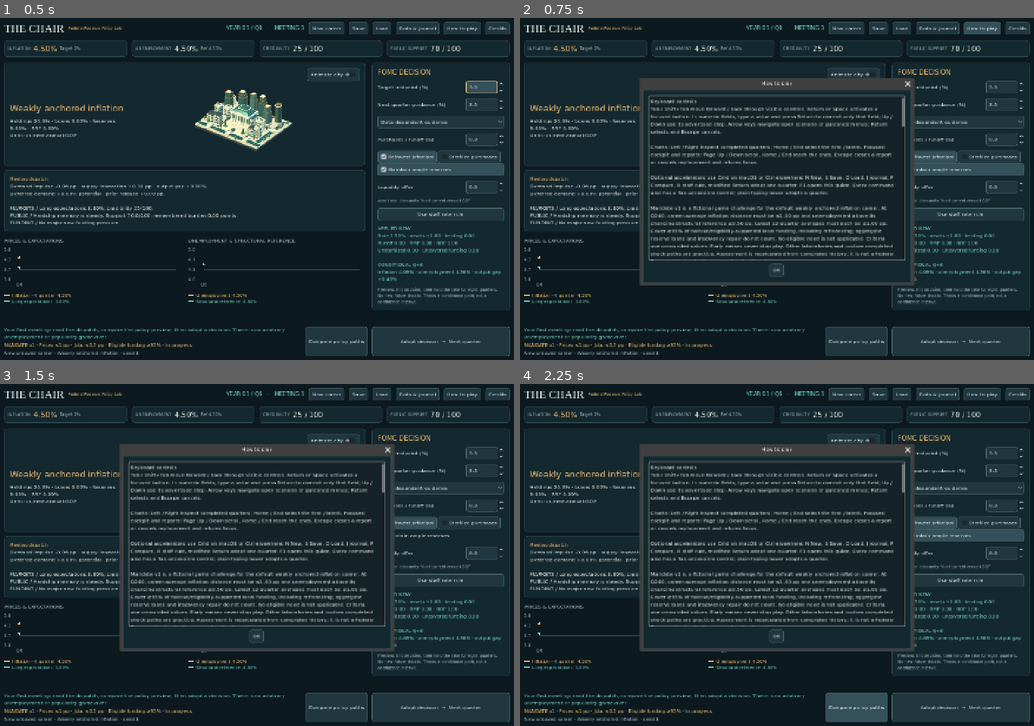
Above: before the commit, frames 1-4 (two rows, left to right).
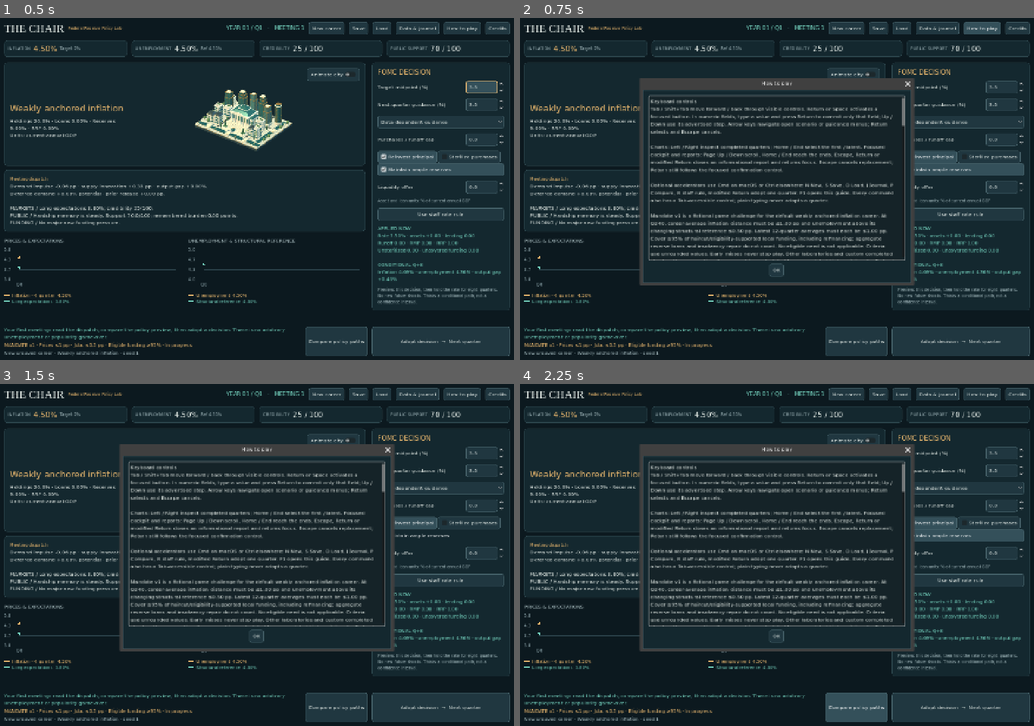
Above: after the commit, the same moments.

Repository: ihearttokyo/fed-chairman-game
Game: Godot game, scene res://main.tscn
The game is run twice, just before and just after one commit, with the same random seed, the same clock (stepped at 60 frames per second) and the same inputs.
Inputs:
- Up to frame 1 (0.5 s): no input
- Up to frame 2 (0.75 s): click "How to play" at 0.5 s
- Up to frame 3 (1.5 s): click "Maintain ample reserves" at 1.25 s
- Up to frame 4 (2.25 s): click "Compare policy paths" at 2 s

Frame 1 is identical in both runs. In frame 2, 3.5% of the frame differs, in the area x 25-75%, y 31-71%; in frame 3, 3.5%; in frame 4, 3.5%.

Commit message:
fix: restore actionable quarter progression and report keyboard dismissal

Diff:
--- a/game/play/main.gd
+++ b/game/play/main.gd
@@ -2,6 +2,7 @@
 
 const Career = preload("res://play/career.gd")
 const Chart = preload("res://play/history_chart.gd")
+const ReportDialog = preload("res://play/report_dialog.gd")
 const SAVE_PATH := "user://career-late-compound-v1.save"
 const GOLD := Color("e9b76e")
 const MINT := Color("75d4c0")
@@ -40,7 +41,7 @@
 var clean_career: PackedByteArray
 var quit_dialog: AcceptDialog
 
-const KEYBOARD_HELP := "Keyboard controls\nTab / Shift+Tab m …(423 unchanged characters)… croll, Home / End reach the ends. Escape closes a report or cancels replacement and returns focus.\n\nOptional accelerators use Cmd on ma …(228 unchanged characters)…
+const KEYBOARD_HELP := "Keyboard controls\nTab / Shift+Tab m …(423 unchanged characters)… croll, Home / End reach the ends. Escape, Return or modified Return closes an informational report and returns focus. Escape cancels replacement; Return still follows the focused confirmation control.\n\nOptional accelerators use Cmd on ma …(228 unchanged characters)…
 
 func _ready() -> void:
 	get_tree().auto_accept_quit = false
@@ -499,7 +500,7 @@
 	_apply_policy_inputs()
 	_preview()
 	var text := _decision_briefing()
-	var dialog := AcceptDialog.new()
+	var dialog := ReportDialog.new()
 	dialog.title = "Compare policy paths"
 	var box := _vbox(dialog)
 	box.custom_minimum_size = Vector2(690, 450)
@@ -613,12 +614,17 @@
 	_link_focus(_keyboard_focus_order())
 	_preview()
 
+func _policy_error(error: String) -> String:
+	if error == "infeasible mandatory settlement after simultaneous principal netting":
+		return "Insufficient reserves for settlement. Enable Maintain ample reserves, or adjust purchases/runoff and check the preview."
+	return error
+
 func _preview() -> void:
 	if loading_controls or forecast_label == null or career.state.is_empty():
 		return
 	var result: Dictionary = career.forecast(_policy())
 	if not result.ok:
-		forecast_label.text = "Preview unavailable: " + result.error
+		forecast_label.text = "Preview unavailable: " + _policy_error(result.error)
 		return
 	var first: Dictionary = result.states[0]
 	var last: Dictionary = result.states[-1]
@@ -633,7 +639,7 @@
 	var selected: Dictionary = career.forecast(policy)
 	var held: Dictionary = career.forecast(career.model.benchmark_policy(career.state, career.params, "hold"))
 	if not selected.ok or not held.ok:
-		return "Comparison unavailable: " + (selected.error if not selected.ok else held.error)
+		return "Comparison unavailable: " + _policy_error(selected.error if not selected.ok else held.error)
 	var first: Dictionary = selected.states[0]
 	var reference: Dictionary = held.states[0]
 	var n: float = first.decision_nominal_gdp_ratio
@@ -647,7 +653,7 @@
 		other.policy_rate_request_pct = alternative[1]
 		var path: Dictionary = selected if var_to_bytes(other) == var_to_bytes(policy) else career.forecast(other)
 		if not path.ok:
-			text += "%s / unavailable: %s\n\n" % [alternative[0], path.error]
+			text += "%s / unavailable: %s\n\n" % [alternative[0], _policy_error(path.error)]
 			continue
 		var outcome: Dictionary = path.states[-1]
 		text += "%s / applied %.2f%%\nQ+8 inflation %.3f%%; unemployment %.3f%%; credibility %.1f/100; support %.1f/100\n" % [alternative[0], path.states[0].policy_rate_pct, outcome.four_quarter_inflation_pct, outcome.unemployment_rate_pct, 100 * outcome.credibility, outcome.public_support]
@@ -664,7 +670,7 @@
 		text += "Beyond Q240: diagnostic continuation only, not extra playable turns.\n\n"
 	var promise_follow: Dictionary = career.forecast(policy, true)
 	if not promise_follow.ok:
-		text += "Promise-follow unavailable: " + promise_follow.error + "\n\n"
+		text += "Promise-follow unavailable: " + _policy_error(promise_follow.error) + "\n\n"
 	else:
 		var a: Dictionary = selected.states[1]
 		var b: Dictionary = promise_follow.states[1]
@@ -697,7 +703,7 @@
 		var path: Dictionary = selected if var_to_bytes(other) == var_to_bytes(policy) else career.forecast(other)
 		text += "%s: %.2f%s\n" % [alternative[0], alternative[2], alternative[3]]
 		if not path.ok:
-			text += "Contrast unavailable: " + path.error + "\n\n"
+			text += "Contrast unavailable: " + _policy_error(path.error) + "\n\n"
 			continue
 		var reference_first: Dictionary = path.states[0]
 		var reference_last: Dictionary = path.states[-1]
@@ -731,7 +737,7 @@
 	var before: Dictionary = career.state.duplicate(true)
 	var result: Dictionary = career.advance(_policy())
 	if not result.ok:
-		status_label.text = result.error + " Last valid quarter retained."
+		status_label.text = _policy_error(result.error) + " Last valid quarter retained."
 		return
 	_refresh(true)
 	var s: Dictionary = career.state
@@ -849,7 +855,7 @@
 	return body
 
 func _text_dialog(title: String, text: String) -> AcceptDialog:
-	var dialog := AcceptDialog.new()
+	var dialog := ReportDialog.new()
 	dialog.title = title
 	var body := _read_only_report(title, text)
 	dialog.add_child(body)
@@ -975,7 +981,7 @@
 	)
 
 func _help() -> void:
-	_text_dialog("How to play", KEYBOARD_HELP + _mandate_rules_ …(2371 unchanged characters)… s to meet the disclosed reserve buffer. Bills are excluded from the long-duratio …(3115 unchanged characters)…
+	_text_dialog("How to play", KEYBOARD_HELP + _mandate_rules_ …(2371 unchanged characters)… s to meet the disclosed reserve buffer. With maintenance off, currency growth, runoff or loan repayment can exhaust reserves. A rejected settlement preserves the last valid quarter; enable maintenance or adjust purchases/runoff. Bills are excluded from the long-duratio …(3115 unchanged characters)…
 
 func _process(delta: float) -> void:
 	if city != null and not reduced_motion:
--- /dev/null
+++ b/game/play/report_dialog.gd
@@ -0,0 +1,11 @@
+extends AcceptDialog
+
+func _input(event: InputEvent) -> void:
+	if not visible or not event is InputEventKey or not event.pressed or event.alt_pressed or event.shift_pressed:
+		return
+	if event.keycode not in [KEY_ESCAPE, KEY_ENTER, KEY_KP_ENTER]:
+		return
+	# Reports have no destructive acceptance; consume before the focused body.
+	set_input_as_handled()
+	if not event.echo:
+		queue_free()
--- a/game/tests/balance_ui_test.gd
+++ b/game/tests/balance_ui_test.gd
@@ -9,6 +9,44 @@
 
 func _initialize() -> void:
 	call_deferred("run")
+
+func check_reserve_recovery(game: Control) -> void:
+	game._start_career("lower_bound_slump", 1)
+	var failure: Dictionary = {}
+	for q in range(240):
+		var policy: Dictionary = game.career.model.benchmark_policy(game.career.state, game.career.params, "feedback")
+		policy.maintain_ample_reserves = false
+		var prior: PackedByteArray = game.career.encode()
+		var result: Dictionary = game.career.advance(policy)
+		if not result.ok:
+			failure = result
+			check(game.career.encode() == prior, "native reserve exhaustion rejects a quarter atomically")
+			break
+	check(not failure.is_empty() and failure.get("error", "") == "infeasible mandatory settlement after simultaneous principal netting", "real zero-rate slump staff path with reserve maintenance off reproduces settlement rejection")
+	if failure.is_empty():
+		return
+	print("RESERVE_RECOVERY_FIXTURE: Q", game.career.state.quarter_index, " reserves=", game.career.state.reserves_pct_initial_gdp)
+	game._refresh(true)
+	game._staff_rule()
+	check(not game.reserve_maintenance.button_pressed, "staff rate rule does not silently change reserve policy")
+	var preserved: PackedByteArray = game.career.encode()
+	var staged: Dictionary = game._policy().duplicate(true)
+	for message in [game.forecast_label.text, game._decision_briefing()]:
+		check(message.contains("reserves") and message.contains("Maintain ample reserves"), "failed preview and comparison explain the constraint and a concrete corrective control")
+	game._advance()
+	check(game.status_label.text.contains("Maintain ample reserves") and game.status_label.text.contains("Last valid quarter retained"), "adoption rejection explains the recovery without implying a crash")
+	check(game.career.encode() == preserved and game._policy() == staged, "failed UI adoption retains all valid history and staged controls")
+	if game.has_method("_policy_error"):
+		check(game.call("_policy_error", "unrelated diagnostic") == "unrelated diagnostic", "unrecognized errors keep their exact diagnostic")
+	else:
+		check(false, "policy error presentation is shared by its callers")
+	game.reserve_maintenance.button_pressed = true
+	var corrected: Dictionary = game.career.forecast(game._policy())
+	check(corrected.ok and game.career.encode() == preserved, "explicit reserve maintenance restores a feasible read-only preview from the same state")
+	game._advance()
+	check(game.career.state.quarter_index == bytes_to_var(preserved).decisions.size() + 1, "corrected policy advances exactly once instead of resetting or discarding the career")
+	if corrected.ok:
+		check(game.career.state == corrected.states[0], "reserve recovery adopts the exact corrected preview")
 
 func run() -> void:
 	var game: Control = load("res://main.tscn").instantiate()
@@ -83,6 +121,7 @@
 	check(game.career.encode() == saved, "reading balance-sheet help leaves the unsaved career intact")
 	game._start_career("base", 17)
 	check(game.reinvestment.button_pressed and game.reserve_maintenance.button_pressed and not game.sterilization.button_pressed, "explicit new-career reset restores initial portfolio defaults")
+	await check_reserve_recovery(game)
 	game.free()
 	if failures == 0:
 		print("PASS: unrestricted current-GDP offers, keyboard portfolio modes, exact adoption and concise explanations")
--- a/game/tests/keyboard_test.gd
+++ b/game/tests/keyboard_test.gd
@@ -26,6 +26,55 @@
 	receiver.push_input(event)
 	await process_frame
 	await process_frame
+
+func viewport_key(window: Window, code: Key, command := false, echo := false) -> void:
+	var event := InputEventKey.new()
+	event.keycode = code
+	event.meta_pressed = command and OS.get_name() == "macOS"
+	event.ctrl_pressed = command and OS.get_name() != "macOS"
+	event.pressed = true
+	event.echo = echo
+	var receiver: Window = root if window.is_embedded() else window
+	receiver.push_input(event)
+	event = event.duplicate()
+	event.pressed = false
+	event.echo = false
+	receiver.push_input(event)
+	await process_frame
+	await process_frame
+
+func check_periodic_review_keys(game: Control) -> void:
+	for closing in [[KEY_ESCAPE, false], [KEY_ENTER, false], [KEY_KP_ENTER, false], [KEY_ENTER, true], [KEY_KP_ENTER, true]]:
+		for button_focus in [false, true]:
+			game._start_career("unanchored_inflation", 1)
+			for q in range(11):
+				check(game.career.advance(game.career.model.benchmark_policy(game.career.state, game.career.params, "feedback")).ok, "periodic review fixture advances real prior quarters")
+			game._refresh(true)
+			game._staff_rule()
+			game.rate.get_line_edit().grab_focus()
+			await viewport_key(root, KEY_ENTER, true)
+			var dialog: AcceptDialog = game.get_child(game.get_child_count() - 1) as AcceptDialog
+			check(game.career.state.quarter_index == 12 and dialog != null and dialog.title.contains("policy review"), "actual modified Return opens automatic Q12 review without losing its opening event")
+			if dialog == null:
+				continue
+			if button_focus:
+				dialog.get_ok_button().grab_focus()
+			else:
+				dialog.get_child(0).grab_focus()
+			var career_bytes: PackedByteArray = game.career.encode()
+			var staged: Dictionary = game._policy().duplicate(true)
+			await viewport_key(dialog, closing[0], closing[1])
+			check(not is_instance_valid(dialog), "viewport input dismisses periodic review from body and button: " + str(closing))
+			if is_instance_valid(dialog):
+				dialog.queue_free() # Cleanup is not the dismissal evidence.
+				await process_frame
+				await process_frame
+			check(game.career.encode() == career_bytes and game._policy() == staged, "review dismissal never adopts or changes staged policy")
+			check(game.rate.get_line_edit().has_focus(), "periodic review dismissal restores its actual invoking field")
+			await viewport_key(root, KEY_ENTER, true, true)
+			check(game.career.encode() == career_bytes, "held adoption key echo cannot advance after report dismissal")
+			await viewport_key(root, KEY_ENTER, true)
+			check(game.career.state.quarter_index == 13, "next deliberate command adopts exactly one new quarter")
 
 func check_deferred_close(dialog: AcceptDialog, action: String) -> void:
 	var followup := [false]
@@ -136,6 +185,9 @@
 		check(report.gui_get_focus_owner() is TextEdit, "opening a report immediately focuses its native readable body")
 		await key(report, KEY_ENTER, true)
 		check(game.career.encode() == start, "adoption accelerator cannot escape a modal report")
+		check(not is_instance_valid(report), "modified Return dismisses the report without adoption")
+		await key(root, KEY_P, true)
+		report = game.get_child(game.get_child_count() - 1) as AcceptDialog
 		await key(report, KEY_ESCAPE)
 		check(not is_instance_valid(report), "Escape closes a report without a pointer")
 		check(game.rate.get_line_edit().has_focus(), "closing a report restores the invoking numeric field")
@@ -468,6 +520,7 @@
 	var floor_policy: Dictionary = game._policy()
 	await type_number(root, game.liquidity, "-1.00")
 	check(game.liquidity.value == 0.0 and game.liquidity.get_line_edit().text.to_float() == 0.0 and game._policy() == floo …(211 unchanged characters)…
+	await check_periodic_review_keys(game)
 	game.free()
 	if failures == 0:
 		print("PASS: complete keyboard career, editing, focus, menus, charts, reports, save/replay and terminal guards")
Not shown, changed: game/README.md
